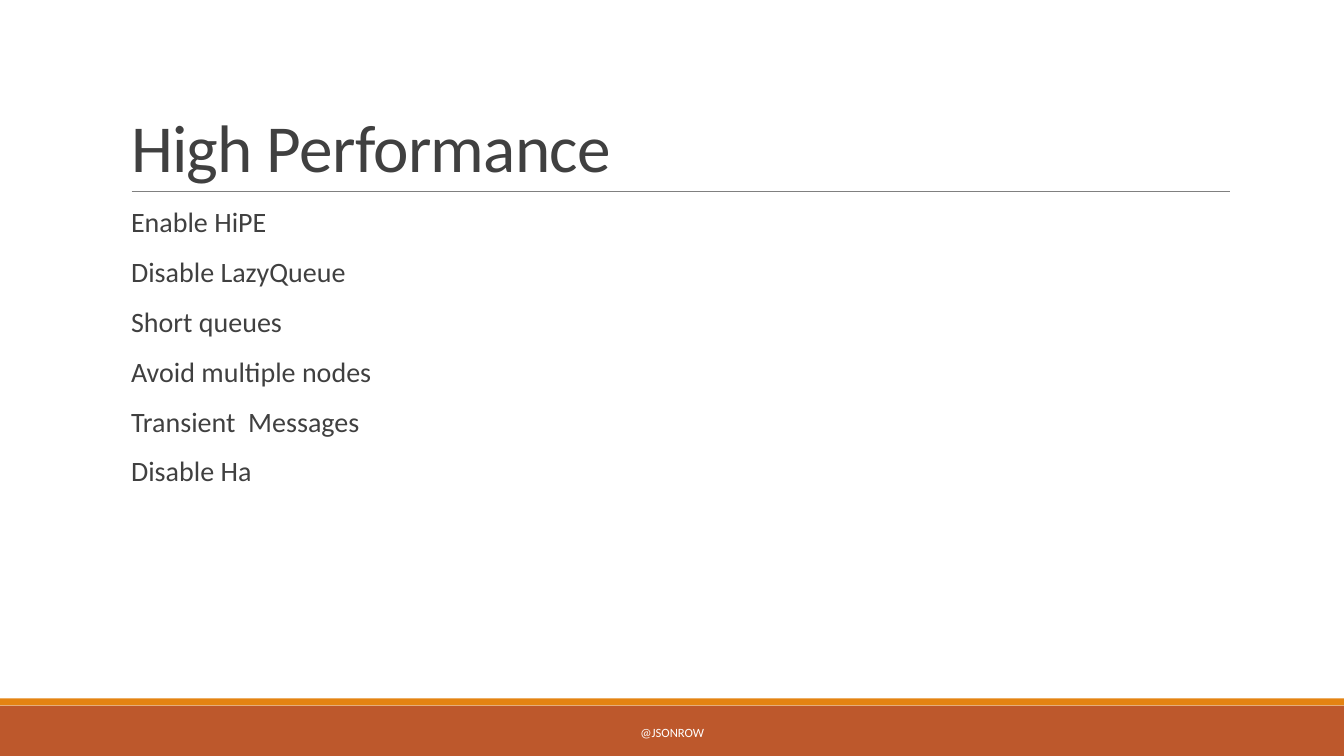
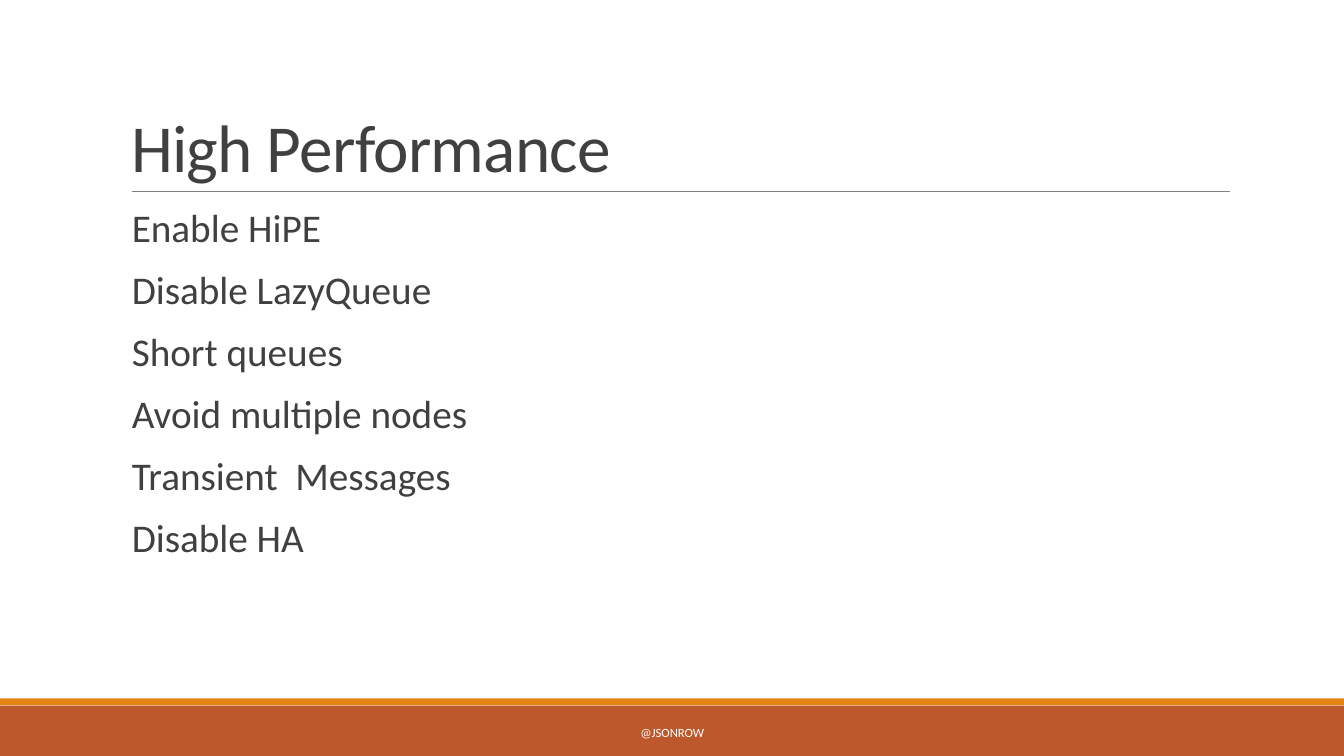
Before and after one commit to JasonRowe/TCCC23, a slide deck: slide 12 of Microservice_plumbing_with_RabbitMQ.pptx (slide 20 before the commit). Drawn at 1344x756 pixels with LibreOffice and Linux fonts; fonts in the diff are those of the drawing. Boxes give left, top, right and bottom in pixels: in the first picture for what was removed or moved away, otherwise in the second. Text is boxed around its words. In the diff, an @@ line names an element or a change of style, - is before the commit and + after.

```diff
--- a/Microservice_plumbing_with_RabbitMQ.pptx
+++ b/Microservice_plumbing_with_RabbitMQ.pptx
@@ text at [132, 214, 468, 497]: size 20 to 28 pt in "Enable HiPE", "Disable LazyQueue", "Short queues", "Avoid multiple nodes" and 1 more places @@
@@ text at [132, 524, 304, 553]: text changed; size 20 to 28 pt @@
-  Disable Ha
+  Disable HA
```
Also in this commit, not shown: 10 other slides changed, 3 slides added, 11 slides removed, 5 other files.
